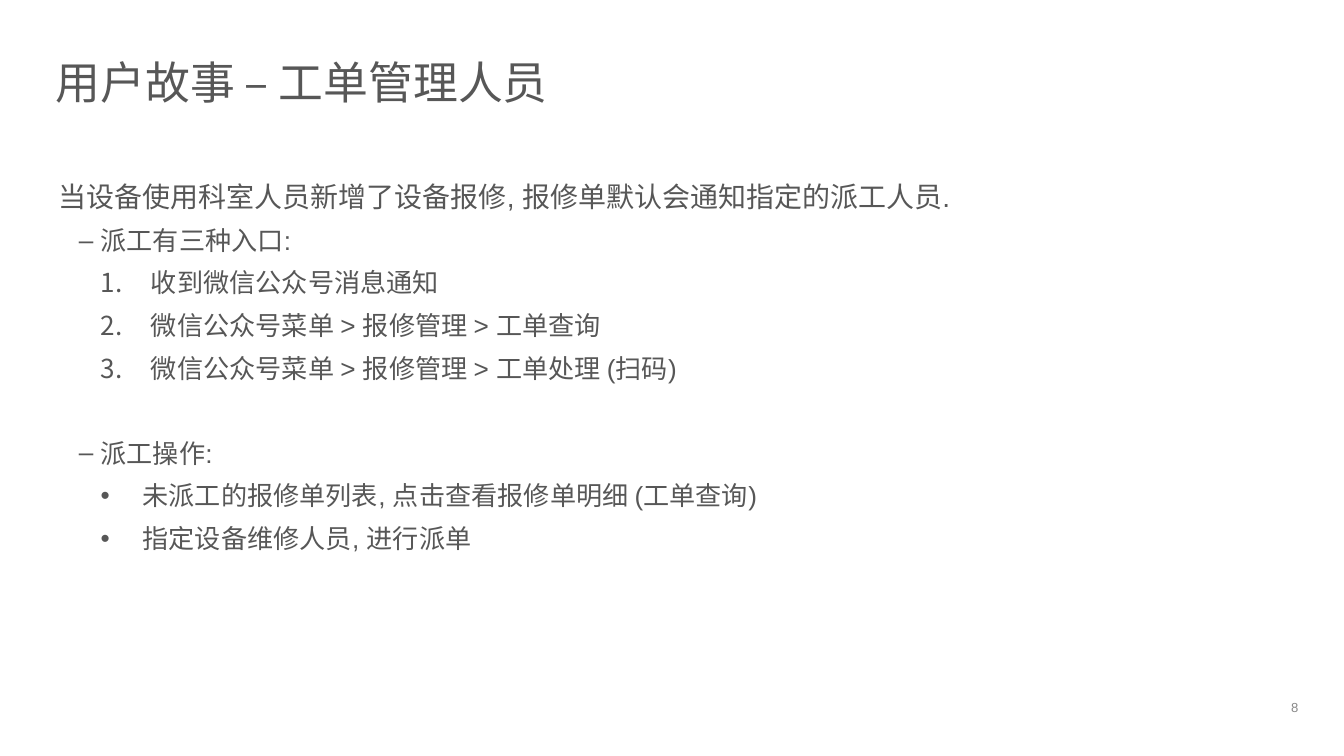
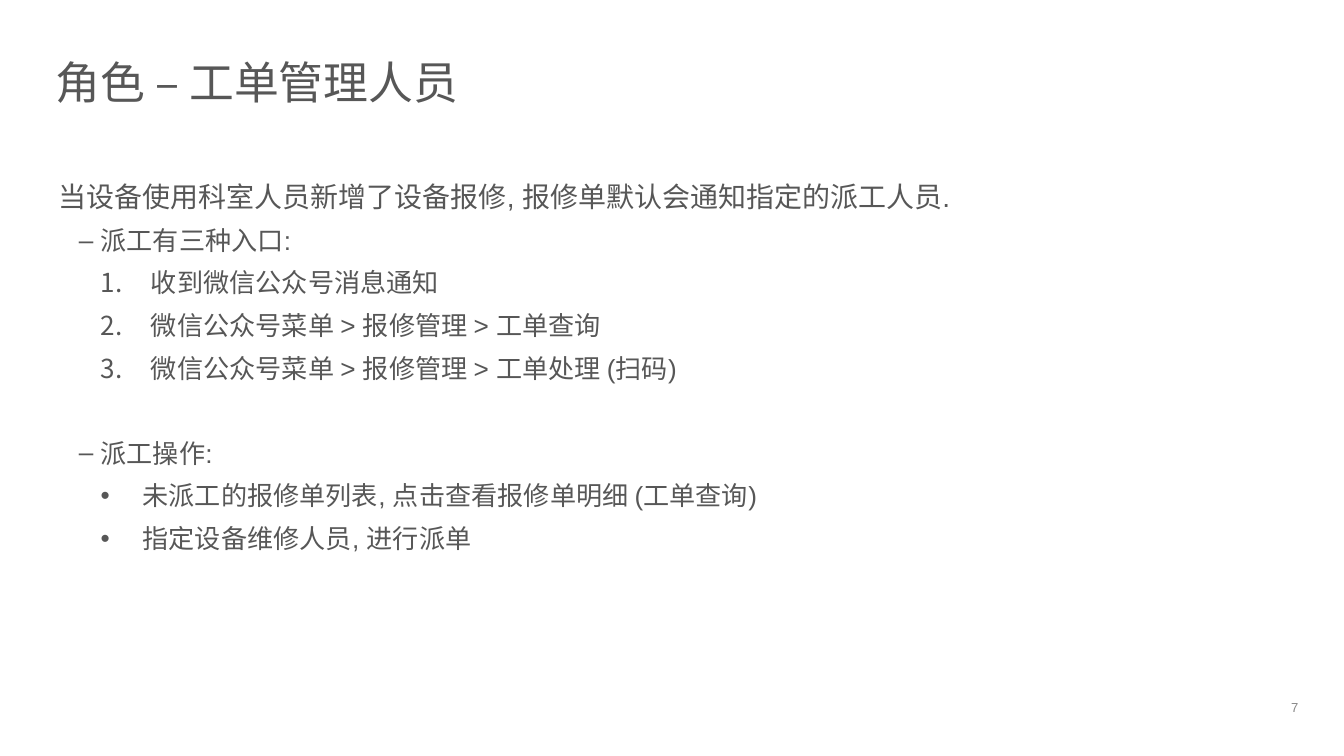
Before and after one commit to devhotmail/APMHome, a slide deck: slide 7 of Document/APM_userstories.pptx (slide 8 before the commit). Drawn at 1344x756 pixels with LibreOffice and Linux fonts; fonts in the diff are those of the drawing; background and template pictures are left out. Boxes give left, top, right and bottom in pixels: in the first picture for what was removed or moved away, otherwise in the second. Text is boxed around its words. In the diff, an @@ line names an element or a change of style, - is before the commit and + after.

```diff
--- a/Document/APM_userstories.pptx
+++ b/Document/APM_userstories.pptx
@@ title at (56,61,458,103): text changed @@
-用户故事 – 工单管理人员
+角色 – 工单管理人员
@@ page number at (1291,703,1298,712): text changed @@
-8
+7
```
Also in this commit, not shown: 6 other slides changed, 6 slides added.
